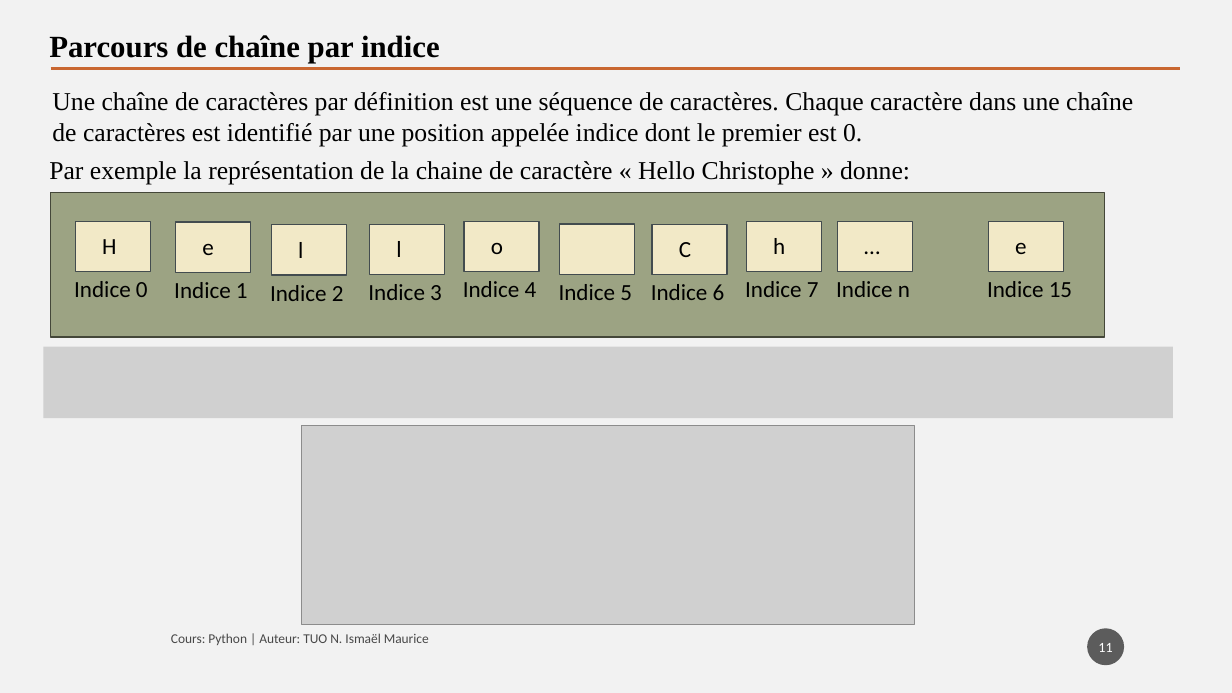
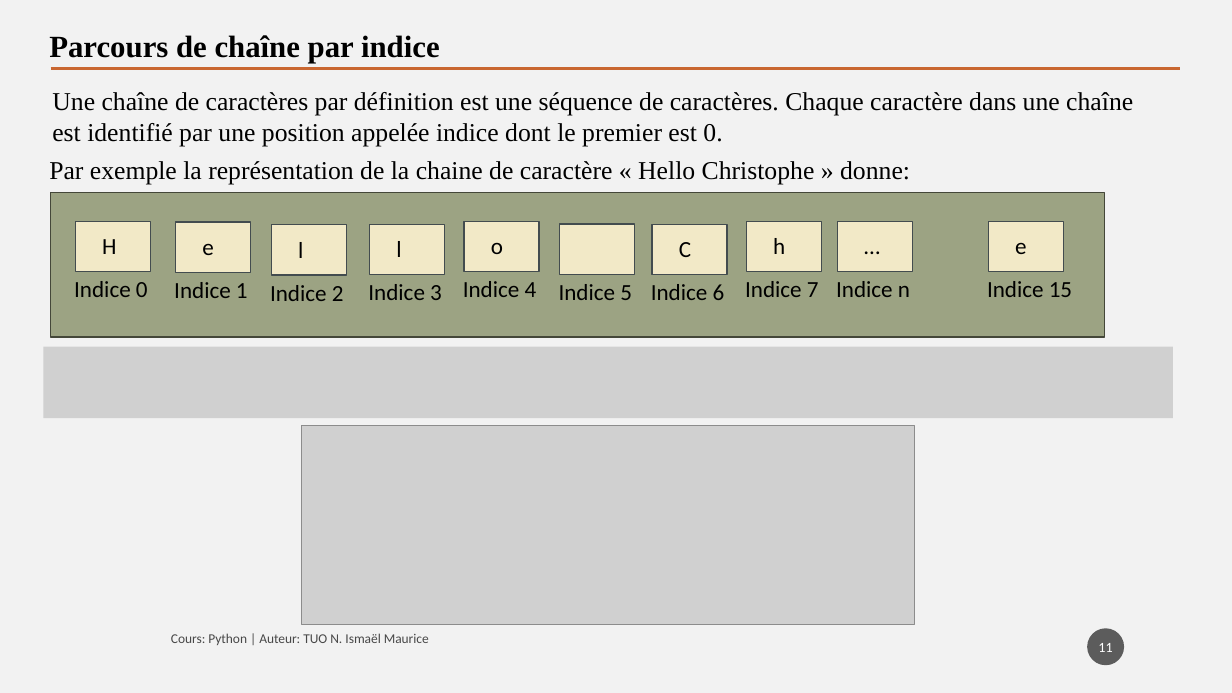
Before and after one commit to tisma95/cours-python, a slide deck: slide 11 of source/Chapitre 8 - Les chaines de caractères.pptx. Drawn at 1232x693 pixels with LibreOffice and Linux fonts; fonts in the diff are those of the drawing; grey boxes stand for pictures. Boxes give left, top, right and bottom in pixels: in the first picture for what was removed or moved away, otherwise in the second. Text is boxed around its words. In the diff, an @@ line names an element or a change of style, - is before the commit and + after.

```diff
--- a/source/Chapitre 8 - Les chaines de caractères.pptx
+++ b/source/Chapitre 8 - Les chaines de caractères.pptx
@@ text at bbox=[52, 92, 1133, 147]: text changed @@
-Une chaîne de caractères par définition est une séquence de caractères. Chaque caractère dans une chaîne de caractères est identifié par une position appelée indice dont le premier est 0.
+Une chaîne de caractères par définition est une séquence de caractères. Chaque caractère dans une chaîne est identifié par une position appelée indice dont le premier est 0.
```
Also in this commit, not shown: 10 other slides changed, 3 other files.
